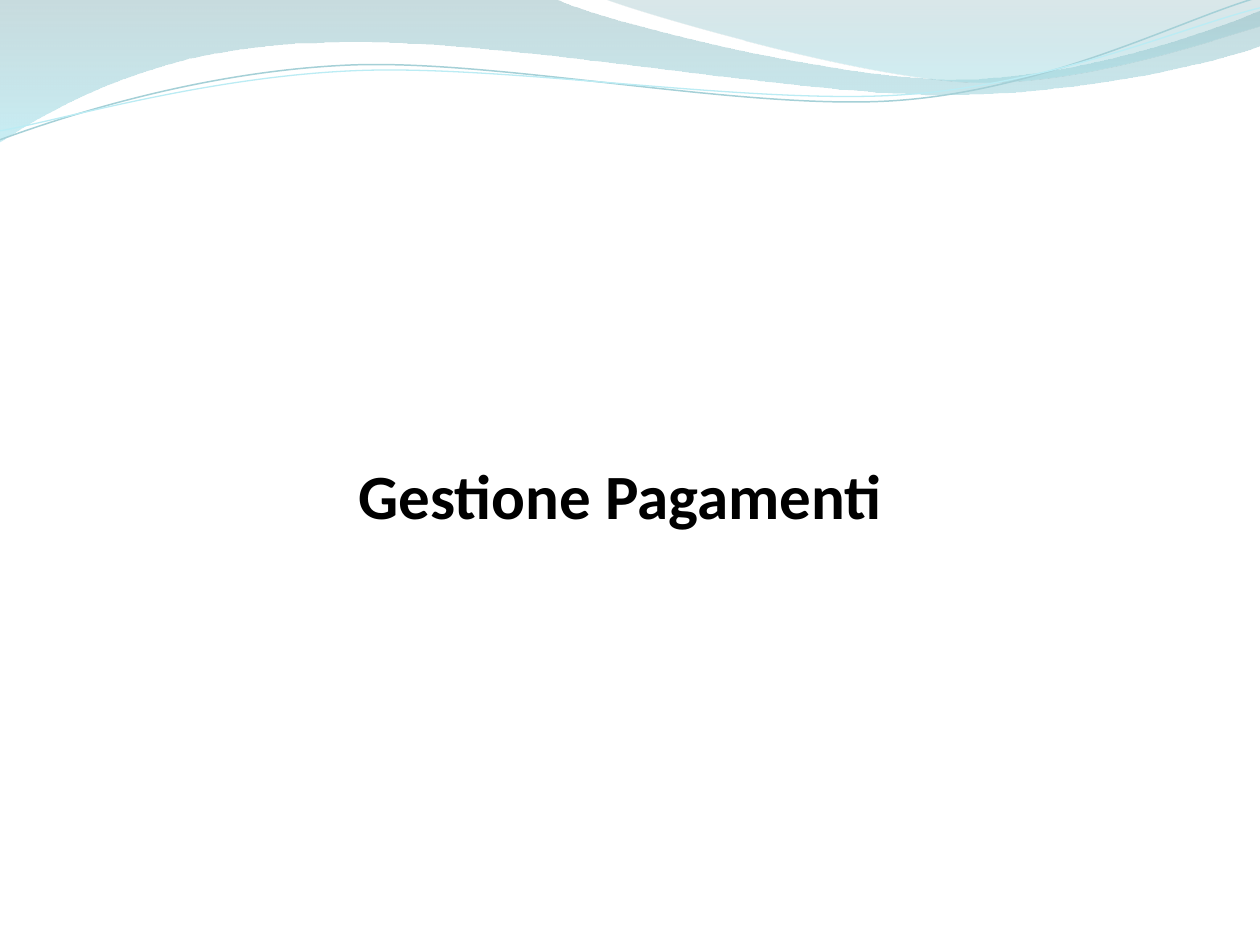
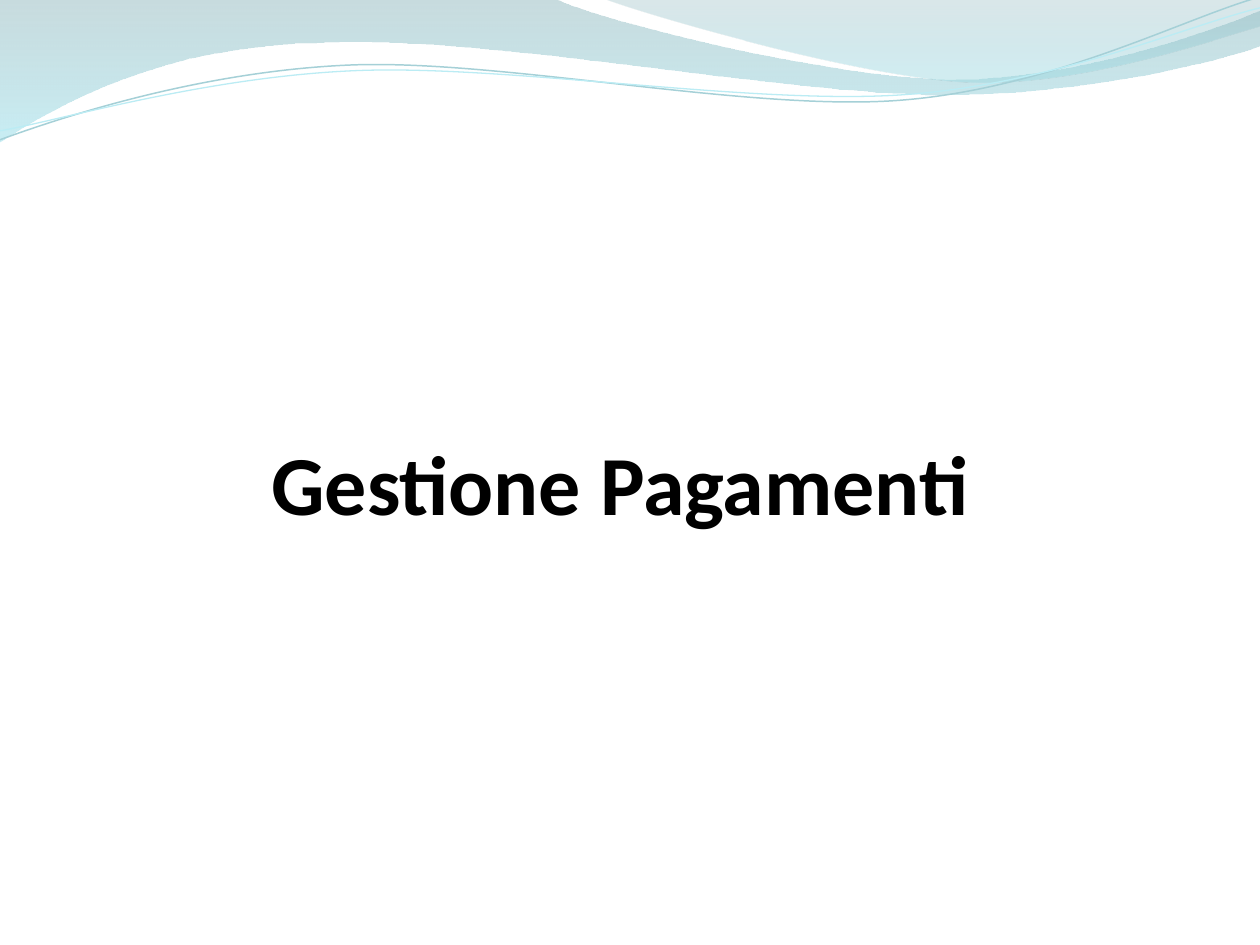
Before and after one commit to ammirate/at-silo, a slide deck: slide 2 of Presentazione/Atsilo2/Parisi/Atsilo_M_Parisi.pptx. Drawn at 1260x945 pixels with LibreOffice and Linux fonts; fonts in the diff are those of the drawing. Boxes give left, top, right and bottom in pixels: in the first picture for what was removed or moved away, otherwise in the second. Text is boxed around its words. In the diff, an @@ line names an element or a change of style, - is before the commit and + after.

```diff
--- a/Presentazione/Atsilo2/Parisi/Atsilo_M_Parisi.pptx
+++ b/Presentazione/Atsilo2/Parisi/Atsilo_M_Parisi.pptx
@@ title "Gestione Pagamenti" at (271,456,968,530): size 36 to 48 pt @@
```
Also in this commit, not shown: 2 other slides changed, 1 slide added, 1 slide removed.
